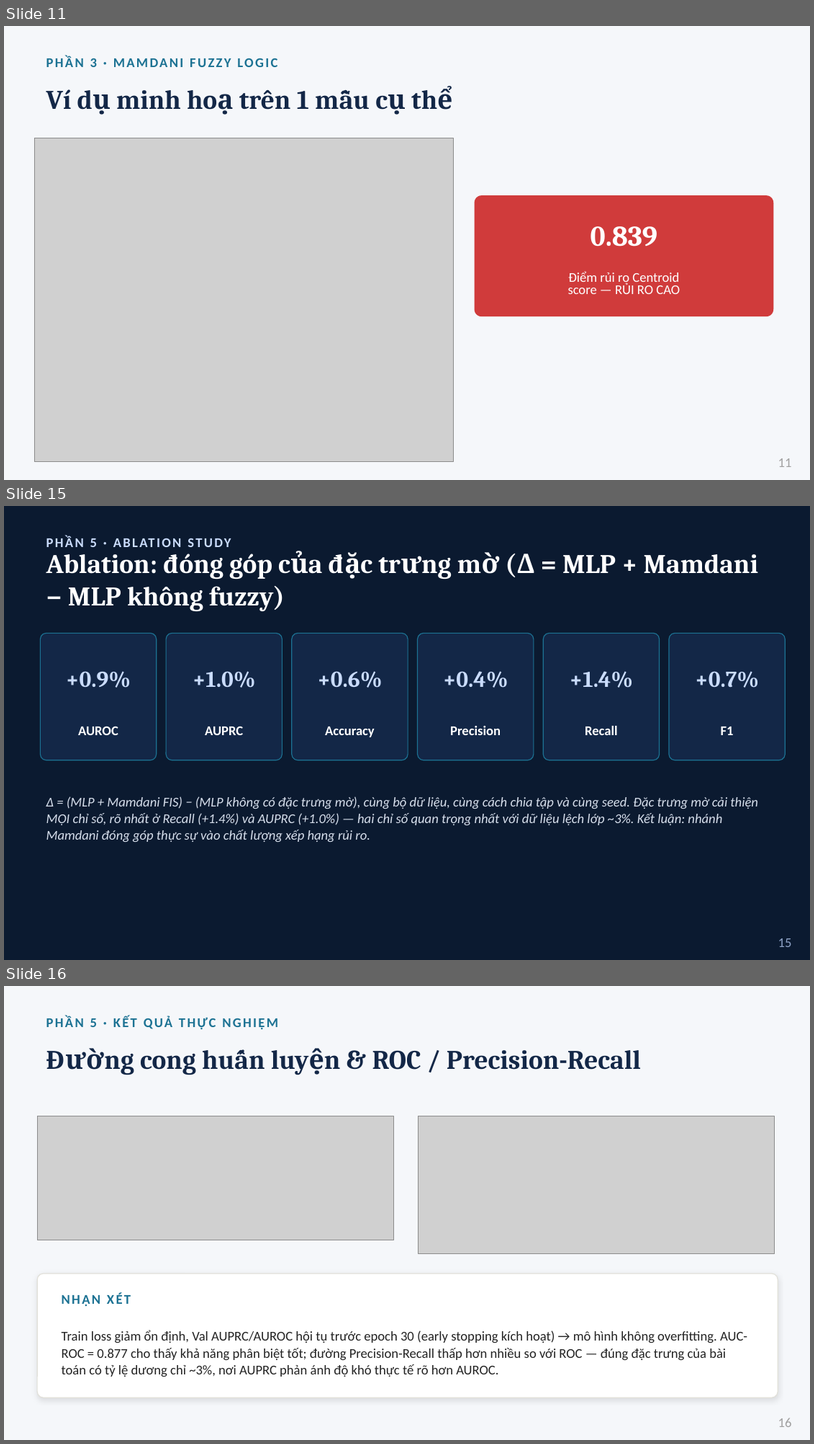
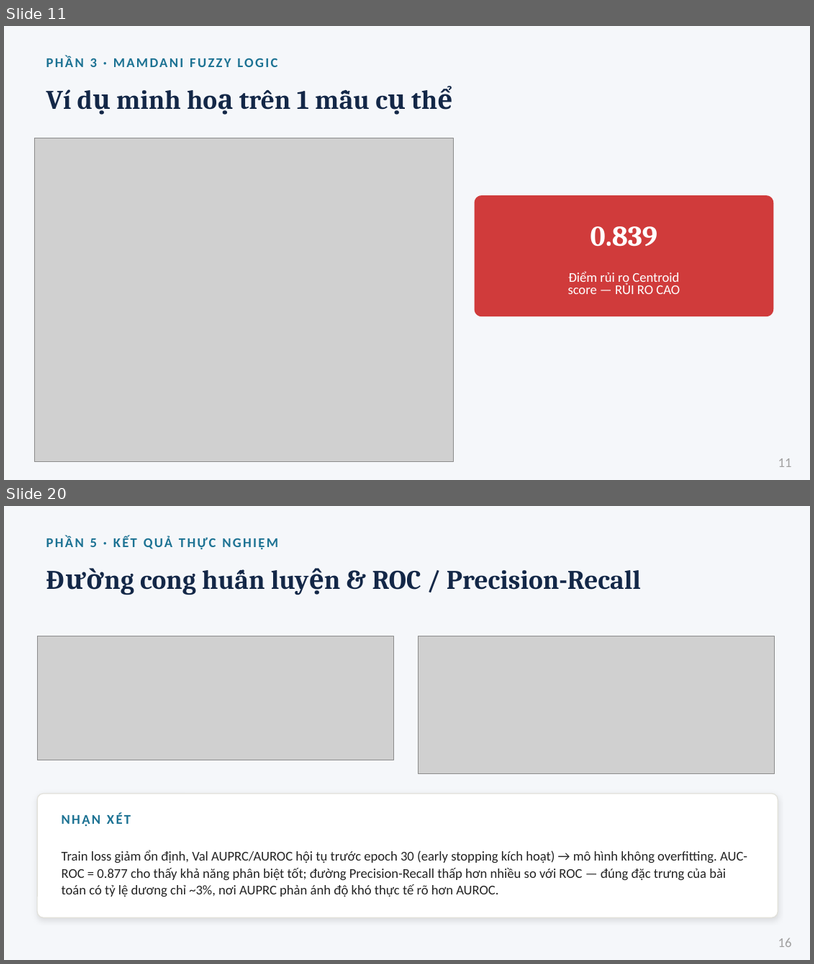
Before and after one commit to 2591317-student/MachineLearningAdvance, a slide deck: Nhom_10-Nhan_Kien_Tuan.pptx. Shown one above the other, each under a label of ours: slides 11, 15 and 16 before the commit, slides 11 and 20 after it; the slides between them are not shown. The pictures are 814x1444 and 814x964 pixels, drawn with LibreOffice and Linux fonts; fonts in the diff are those of the drawing; grey boxes stand for pictures. Boxes give left, top, right and bottom in pixels: in the first picture for what was removed or moved away, otherwise in the second. Text is boxed around its words. In the diff, an @@ line names an element or a change of style, - is before the commit and + after.

```diff
--- a/Nhom_10-Nhan_Kien_Tuan.pptx
+++ b/Nhom_10-Nhan_Kien_Tuan.pptx
@@ slide 15 removed at [4,506,810,960], background #0B1A30 @@
@@ text removed at [90,538,97,547] @@
-PHẦN 5 · ABLATION STUDY
@@ text removed at [46,554,759,612] @@
-Ablation: đóng góp của đặc trưng mờ (Δ = MLP + Mamdani − MLP không fuzzy)
@@ rounded rectangle removed at [40,633,157,760] @@
@@ rounded rectangle removed at [166,633,282,760] @@
@@ rounded rectangle removed at [292,633,408,760] @@
@@ rounded rectangle removed at [418,633,534,760] @@
@@ rounded rectangle removed at [543,633,660,760] @@
@@ rounded rectangle removed at [669,633,786,760] @@
@@ text removed at [66,671,131,687] @@
-+0.9%
@@ text removed at [193,671,256,687] @@
-+1.0%
@@ text removed at [317,671,382,687] @@
-+0.6%
@@ text removed at [443,671,509,687] @@
-+0.4%
@@ text removed at [570,671,633,687] @@
-+1.4%
@@ text removed at [695,671,759,687] @@
-+0.7%
@@ text removed at [78,726,118,735] @@
-AUROC
@@ text removed at [205,726,243,735] @@
-AUPRC
@@ text removed at [325,726,375,737] @@
-Accuracy
@@ text removed at [450,726,501,735] @@
-Precision
@@ text removed at [585,726,618,735] @@
-Recall
@@ text removed at [721,726,734,735] @@
-F1
@@ text removed at [46,796,759,842] @@
-Δ = (MLP + Mamdani FIS) − (MLP không có đặc trưng mờ), cùng bộ dữ liệu, cùng cách chia tập và cùng seed. Đặc trưng mờ cải thiện MỌI chỉ số, rõ nhất ở Recall (+1.4%) và AUPRC (+1.0%) — hai chỉ số quan trọng nhất với dữ liệu lệch lớp ~3%. Kết luận: nhánh Mamdani đóng góp thực sự vào chất lượng xếp hạng rủi ro.
@@ text removed at [779,938,792,947] @@
-15
@@ what was slide 16 is now slide 20 @@
```
Also in this commit, not shown: 8 slides added, 3 other slides removed, 3 other files.
